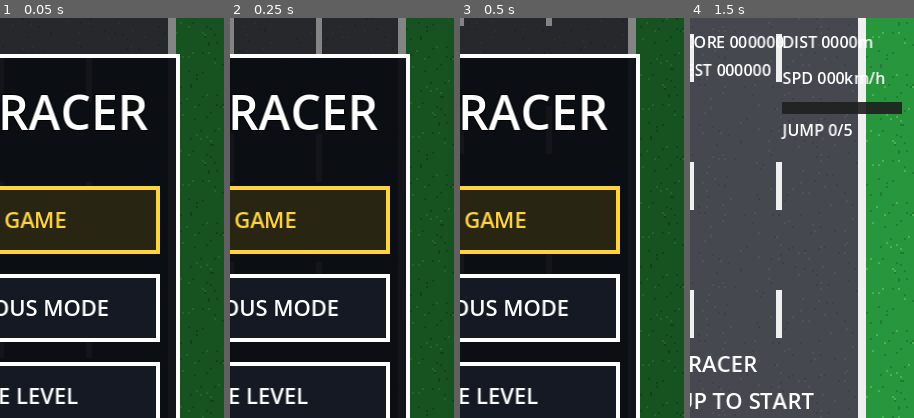
Above: before the commit, frames 1-4 (left to right).
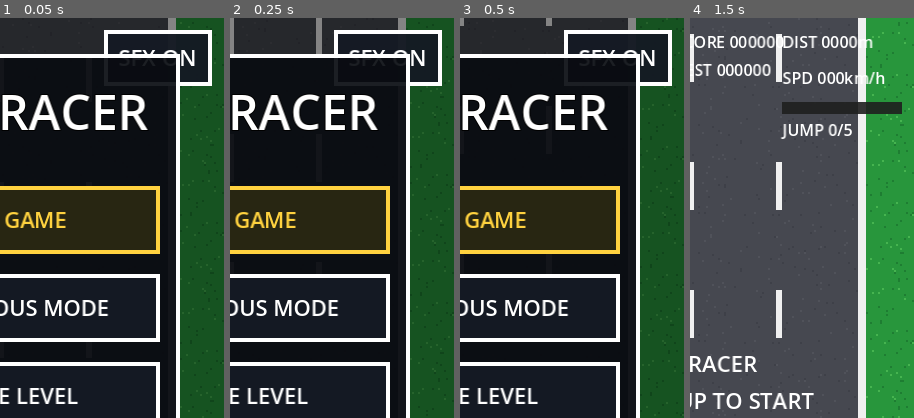
Above: after the commit, the same moments.

Repository: WhySamir/ROAD_RACER
Game: Godot game, scene res://scenes/main_menu.tscn
The game is run twice, just before and just after one commit, with the same random seed, the same clock (stepped at 60 frames per second) and the same inputs.
Inputs (mouse positions are % of the whole screen's width and height, from its top left):
- Up to frame 1 (0.05 s): no input
- Up to frame 2 (0.25 s): no input
- Up to frame 3 (0.5 s): no input
- Up to frame 4 (1.5 s): click (85, 5) at 0.5 s, where only the run after the commit has a clickable "SFX ON"; click "CONTINUOUS MODE" at 1.25 s
The pictures show only the part of the screen within x 50-100%, y 0-50%; the shares and areas given below are measured in that part.

The runs differ from the first frame. In frame 1, 2.8% of the frame differs, in the area x 46-95%, y 3-17%; in frame 2, 2.8%; in frame 3, 2.8%; in frame 4, nothing differs.

Commit message:
Add complete sound system: audio buses, AudioManager autoload, and event wiring

Diff:
--- /dev/null
+++ b/default_bus_layout.tres
@@ -0,0 +1,26 @@
+[gd_resource type="AudioBusLayout" load_steps=2 format=3]
+
+[sub_resource type="AudioEffectLimiter" id="AudioEffectLimiter_master"]
+ceiling_db = -1.0
+
+[resource]
+bus/0/name = &"Master"
+bus/0/solo = false
+bus/0/mute = false
+bus/0/bypass_fx = false
+bus/0/volume_db = 0.0
+bus/0/send = &"Master"
+bus/0/effect/0/effect = SubResource("AudioEffectLimiter_master")
+bus/0/effect/0/enabled = true
+bus/1/name = &"SFX"
+bus/1/solo = false
+bus/1/mute = false
+bus/1/bypass_fx = false
+bus/1/volume_db = 0.0
+bus/1/send = &"Master"
+bus/2/name = &"ENGINE"
+bus/2/solo = false
+bus/2/mute = false
+bus/2/bypass_fx = false
+bus/2/volume_db = -4.0
+bus/2/send = &"Master"
--- a/project.godot
+++ b/project.godot
@@ -12,6 +12,7 @@
 [autoload]
 
 GameState="*res://scripts/game_state.gd"
+AudioManager="*res://scripts/audio_manager.gd"
 
 [display]
 
@@ -57,3 +58,7 @@
 textures/default_filters/use_nearest_mipmap_filter=false
 textures/canvas_textures/default_texture_filter=0
 environment/defaults/default_clear_color=Color(0.08, 0.12, 0.08, 1)
+
+[audio]
+
+default_bus_layout="res://default_bus_layout.tres"
--- a/scenes/hud.tscn
+++ b/scenes/hud.tscn
@@ -289,3 +289,10 @@
 offset_right = 165.0
 offset_bottom = 132.0
 text = "MENU"
+
+[node name="Audio" type="Button" parent="PauseOverlay"]
+offset_left = 15.0
+offset_top = 136.0
+offset_right = 165.0
+offset_bottom = 170.0
+text = "SFX ON"
--- a/scenes/main_menu.tscn
+++ b/scenes/main_menu.tscn
@@ -85,6 +85,13 @@
 grow_vertical = 2
 theme = ExtResource("9_theme")
 
+[node name="MuteButton" type="Button" parent="UI/Root"]
+offset_left = 164.0
+offset_top = 6.0
+offset_right = 218.0
+offset_bottom = 34.0
+text = "SFX ON"
+
 [node name="MainScreen" type="Control" parent="UI/Root"]
 layout_mode = 1
 anchors_preset = 15
--- /dev/null
+++ b/scripts/audio_manager.gd
@@ -0,0 +1,202 @@
+extends Node
+
+const SFX: Dictionary = {
+	&"accelerate": preload("res://audio/sfx_accelerate.wav"),
+	&"brake": preload("res://audio/sfx_brake_screech.wav"),
+	&"oil": preload("res://audio/sfx_oil_slip.wav"),
+	&"crash": preload("res://audio/sfx_crash.wav"),
+	&"sideswipe": preload("res://audio/sfx_sideswipe.wav"),
+	&"jump": preload("res://audio/sfx_jump_fly.wav"),
+	&"land": preload("res://audio/sfx_land.wav"),
+	&"pickup": preload("res://audio/sfx_pickup.wav"),
+	&"click": preload("res://audio/sfx_ui_click.wav"),
+}
+
+const ENGINE_LOOP_PATH: String = "res://audio/sfx_engine_loop.wav"
+
+const ONE_SHOT_POOL_SIZE: int = 8
+const SOUND_COOLDOWN_SECONDS: float = 0.1
+const BRAKE_RETRIGGER_SECONDS: float = 0.45
+const BRAKE_MIN_SPEED: float = 150.0
+const BRAKE_FADE_SECONDS: float = 0.1
+const ENGINE_FADE_SECONDS: float = 0.25
+const ENGINE_MIN_PITCH: float = 0.8
+const ENGINE_MAX_PITCH: float = 2.4
+const ENGINE_PITCH_STEP: float = 0.08
+const SPINNING_STATE: int = 1
+const JUMPING_STATE: int = 2
+
+var _one_shots: Array[AudioStreamPlayer] = []
+var _one_shot_started: Array[float] = []
+var _last_sound_times: Dictionary = {}
+var _engine: AudioStreamPlayer
+var _engine_pitch: float = ENGINE_MIN_PITCH
+var _engine_fade: Tween
+var _brake_players: Array[AudioStreamPlayer] = []
+var _brake_index: int = 0
+var _brake_timer: float = 0.0
+var _braking_active: bool = false
+var _braking_speed: float = 0.0
+var _paused: bool = false
+
+func _ready() -> void:
+	process_mode = Node.PROCESS_MODE_ALWAYS
+	_build_audio_nodes()
+	_configure_engine_stream()
+	GameState.game_over.connect(stop_all)
+	set_muted(GameState.muted, false)
+
+func _process(delta: float) -> void:
+	if _paused:
+		return
+	if _braking_active and _braking_speed > BRAKE_MIN_SPEED:
+		_brake_timer -= delta
+		if _brake_timer <= 0.0:
+			_play_brake_screech()
+			_brake_timer = BRAKE_RETRIGGER_SECONDS
+
+func _notification(what: int) -> void:
+	if what == NOTIFICATION_APPLICATION_FOCUS_OUT:
+		set_paused(true)
+
+func _build_audio_nodes() -> void:
+	for index: int in ONE_SHOT_POOL_SIZE:
+		var player: AudioStreamPlayer = AudioStreamPlayer.new()
+		player.bus = &"SFX"
+		add_child(player)
+		_one_shots.append(player)
+		_one_shot_started.append(-INF)
+	_engine = AudioStreamPlayer.new()
+	_engine.bus = &"ENGINE"
+	add_child(_engine)
+	for index: int in 2:
+		var screech: AudioStreamPlayer = AudioStreamPlayer.new()
+		screech.bus = &"SFX"
+		add_child(screech)
+		_brake_players.append(screech)
+
+func _configure_engine_stream() -> void:
+	var engine_source: AudioStream = load(ENGINE_LOOP_PATH) as AudioStream
+	if engine_source == null:
+		push_warning("AudioManager: engine loop '%s' could not be loaded" % ENGINE_LOOP_PATH)
+		return
+	var engine_stream: AudioStreamWAV = engine_source.duplicate() as AudioStreamWAV
+	if engine_stream != null:
+		engine_stream.loop_mode = AudioStreamWAV.LOOP_FORWARD
+		engine_stream.loop_begin = 0
+		engine_stream.loop_end = engine_stream.data.size() / 2
+		_engine.stream = engine_stream
+	_engine.pitch_scale = ENGINE_MIN_PITCH
+	_engine.volume_db = -8.0
+
+func play(name: StringName, volume_db: float = 0.0, pitch_variation: float = 0.0) -> void:
+	if not SFX.has(name) or _paused:
+		return
+	var now: float = Time.get_ticks_msec() / 1000.0
+	if now - float(_last_sound_times.get(name, -INF)) < SOUND_COOLDOWN_SECONDS:
+		return
+	_last_sound_times[name] = now
+	var player_index: int = _find_one_shot_player()
+	var player: AudioStreamPlayer = _one_shots[player_index]
+	player.stream = SFX[name] as AudioStream
+	player.volume_db = volume_db
+	player.pitch_scale = randf_range(1.0 - pitch_variation, 1.0 + pitch_variation) if pitch_variation > 0.0 else 1.0
+	player.play()
+	_one_shot_started[player_index] = now
+
+func _find_one_shot_player() -> int:
+	var oldest_index: int = 0
+	var oldest_time: float = INF
+	for index: int in _one_shots.size():
+		if not _one_shots[index].playing:
+			return index
+		if _one_shot_started[index] < oldest_time:
+			oldest_time = _one_shot_started[index]
+			oldest_index = index
+	return oldest_index
+
+func update_engine(current_speed: float, max_speed: float, throttle: bool, braking: bool, state: int) -> void:
+	if _engine == null or _paused:
+		return
+	var speed_ratio: float = clampf(current_speed / max_speed, 0.0, 1.0)
+	var target_pitch: float = lerpf(ENGINE_MIN_PITCH, ENGINE_MAX_PITCH, speed_ratio)
+	if state == JUMPING_STATE:
+		target_pitch += 0.15
+	_engine_pitch = move_toward(_engine_pitch, target_pitch, ENGINE_PITCH_STEP)
+	_engine.pitch_scale = _engine_pitch
+	if state == SPINNING_STATE:
+		_engine.volume_db = -12.0
+	elif state == JUMPING_STATE:
+		_engine.volume_db = -6.0
+	elif braking:
+		_engine.volume_db = -10.0
+	elif throttle:
+		_engine.volume_db = -3.0
+	else:
+		_engine.volume_db = -8.0
+
+func start_engine() -> void:
+	if _engine == null or _paused:
+		return
+	if is_instance_valid(_engine_fade):
+		_engine_fade.kill()
+	_engine.volume_db = -8.0
+	if not _engine.playing:
+		_engine.play()
+
+func stop_engine() -> void:
+	if _engine == null or not _engine.playing:
+		return
+	if is_instance_valid(_engine_fade):
+		_engine_fade.kill()
+	_engine_fade = create_tween()
+	_engine_fade.tween_property(_engine, "volume_db", -60.0, ENGINE_FADE_SECONDS)
+	_engine_fade.finished.connect(func() -> void:
+		_engine.stop()
+		_engine.volume_db = -8.0
+	)
+
+func set_braking(active: bool, current_speed: float) -> void:
+	var should_brake: bool = active and current_speed > BRAKE_MIN_SPEED
+	_braking_speed = current_speed
+	if should_brake and not _braking_active:
+		_brake_timer = 0.0
+	elif not should_brake and _braking_active:
+		_fade_brakes()
+	_braking_active = should_brake
+
+func _play_brake_screech() -> void:
+	var player: AudioStreamPlayer = _brake_players[_brake_index]
+	_brake_index = (_brake_index + 1) % _brake_players.size()
+	player.stream = SFX[&"brake"] as AudioStream
+	player.volume_db = lerpf(-14.0, -4.0, clampf((_braking_speed - BRAKE_MIN_SPEED) / 270.0, 0.0, 1.0))
+	player.pitch_scale = randf_range(0.95, 1.05)
+	player.play()
+
+func _fade_brakes() -> void:
+	for player: AudioStreamPlayer in _brake_players:
+		if player.playing:
+			var fade: Tween = create_tween()
+			fade.tween_property(player, "volume_db", -60.0, BRAKE_FADE_SECONDS)
+			fade.finished.connect(player.stop)
+
+func stop_all() -> void:
+	stop_engine()
+	_fade_brakes()
+	_braking_active = false
+	for player: AudioStreamPlayer in _one_shots:
+		player.stop()
+
+func set_paused(paused: bool) -> void:
+	_paused = paused
+	if _engine != null:
+		_engine.stream_paused = paused
+	for player: AudioStreamPlayer in _one_shots:
+		player.stream_paused = paused
+	for player: AudioStreamPlayer in _brake_players:
+		player.stream_paused = paused
+
+func set_muted(muted: bool, persist: bool = true) -> void:
+	AudioServer.set_bus_mute(AudioServer.get_bus_index(&"Master"), muted)
+	if persist:
+		GameState.set_muted(muted)
--- a/scripts/game_manager.gd
+++ b/scripts/game_manager.gd
@@ -163,6 +163,7 @@
 	if _countdown_value <= 0:
 		GameState.set_phase("PLAYING")
 		_spawn_timer = PLAYING_SPAWN_DELAY
+		AudioManager.start_engine()
 	else:
 		_countdown_timer = COUNTDOWN_STEP_SECONDS
 
--- a/scripts/game_state.gd
+++ b/scripts/game_state.gd
@@ -38,6 +38,7 @@
 
 var level: DifficultyConfig.Level = DifficultyConfig.Level.MEDIUM
 var mode: DifficultyConfig.Mode = DifficultyConfig.Mode.FUEL
+var muted: bool = false
 var high_score: int = 0
 var game_over_new_best: bool = false
 
@@ -91,6 +92,12 @@
 	_save_to_disk()
 	_sync_high_score()
 	selection_changed.emit()
+
+func set_muted(value: bool) -> void:
+	if muted == value:
+		return
+	muted = value
+	_save_to_disk()
 
 func get_preset() -> Dictionary:
 	return DifficultyConfig.get_preset(level)
@@ -222,6 +229,7 @@
 		return false
 	level = _level_from_index(int(config.get_value(SETTINGS_SECTION, "level", 1)))
 	mode = _mode_from_index(int(config.get_value(SETTINGS_SECTION, "mode", 0)))
+	muted = bool(config.get_value(SETTINGS_SECTION, "muted", false))
 	for slot_level: DifficultyConfig.Level in ALL_LEVELS:
 		for slot_mode: DifficultyConfig.Mode in ALL_MODES:
 			var slot: String = _slot_key(slot_level, slot_mode)
@@ -236,6 +244,7 @@
 	var config: ConfigFile = ConfigFile.new()
 	config.set_value(SETTINGS_SECTION, "level", int(level))
 	config.set_value(SETTINGS_SECTION, "mode", int(mode))
+	config.set_value(SETTINGS_SECTION, "muted", muted)
 	for slot_level: DifficultyConfig.Level in ALL_LEVELS:
 		for slot_mode: DifficultyConfig.Mode in ALL_MODES:
 			var slot: String = _slot_key(slot_level, slot_mode)
--- a/scripts/hud.gd
+++ b/scripts/hud.gd
@@ -18,6 +18,7 @@
 @onready var _game_over_actions: Control = $GameOverActions
 @onready var _pause_button: Button = $PauseButton
 @onready var _pause_overlay: Control = $PauseOverlay
+@onready var _pause_audio_button: Button = $PauseOverlay/Audio
 @onready var _game_over_info: Control = $GameOverInfo
 @onready var _game_over_mode: Label = $GameOverInfo/ModeLevel
 @onready var _game_over_score: Label = $GameOverInfo/Score
@@ -55,12 +56,14 @@
 	$PauseButton.pressed.connect(_on_pause_pressed)
 	$PauseOverlay/Resume.pressed.connect(_on_resume_pressed)
 	$PauseOverlay/Menu.pressed.connect(_on_menu_pressed)
+	$PauseOverlay/Audio.pressed.connect(_on_pause_audio_pressed)
 	_on_score_changed(GameState.score)
 	_on_best_changed(GameState.high_score)
 	_on_distance_changed(GameState.distance)
 	_on_speed_changed(GameState.speed)
 	_on_fuel_changed(GameState.fuel)
 	_on_phase_changed(GameState.game_phase)
+	_refresh_audio_button()
 	_on_jump_meter_changed(GameState.jump_meter)
 	_on_jump_charges_changed(GameState.jump_charges)
 	_apply_safe_area()
@@ -224,20 +227,36 @@
 	_kill_all_heart_tweens()
 
 func _on_retry_pressed() -> void:
+	AudioManager.play(&"click")
+	AudioManager.stop_all()
 	get_tree().paused = false
 	get_tree().reload_current_scene()
 
 func _on_menu_pressed() -> void:
+	AudioManager.play(&"click")
+	AudioManager.stop_all()
 	get_tree().paused = false
 	get_tree().change_scene_to_file("res://scenes/main_menu.tscn")
 
 func _on_pause_pressed() -> void:
+	AudioManager.play(&"click")
 	get_tree().paused = true
+	AudioManager.set_paused(true)
 	_pause_button.visible = false
 	_pause_overlay.visible = true
 	$PauseOverlay/Resume.grab_focus()
 
 func _on_resume_pressed() -> void:
+	AudioManager.play(&"click")
 	_pause_overlay.visible = false
 	get_tree().paused = false
+	AudioManager.set_paused(false)
 	_pause_button.visible = true
+
+func _on_pause_audio_pressed() -> void:
+	AudioManager.play(&"click")
+	AudioManager.set_muted(not GameState.muted)
+	_refresh_audio_button()
+
+func _refresh_audio_button() -> void:
+	_pause_audio_button.text = "SFX OFF" if GameState.muted else "SFX ON"
--- a/scripts/main_menu.gd
+++ b/scripts/main_menu.gd
@@ -12,6 +12,7 @@
 @onready var _main_screen: Control = $UI/Root/MainScreen
 @onready var _level_screen: Control = $UI/Root/LevelScreen
 @onready var _scores_screen: Control = $UI/Root/ScoresScreen
+@onready var _mute_button: Button = $UI/Root/MuteButton
 @onready var _level_label: Label = $UI/Root/MainScreen/Panel/Content/Level
 @onready var _level_buttons: Array[Button] = [
 	$UI/Root/LevelScreen/Panel/Content/Easy,
@@ -37,10 +38,13 @@
 
 func _ready() -> void:
 	get_tree().paused = false
+	AudioManager.stop_all()
 	GameState.speed = MENU_ROAD_SPEED
 	_connect_buttons()
+	_mute_button.pressed.connect(_toggle_mute)
 	GameState.selection_changed.connect(_refresh_selection)
 	_refresh_selection()
+	_refresh_mute()
 	_show_screen("MAIN", false)
 	for index: int in _decorative_cars.size():
 		_decorative_cars[index].position.y = DECORATIVE_TOP - float(index * 125)
@@ -176,9 +180,18 @@
 	_close_reset_dialog()
 
 func _button_feedback(button: Button) -> void:
+	AudioManager.play(&"click")
 	button.pivot_offset = button.size * 0.5
 	var tween: Tween = create_tween()
 	tween.tween_property(button, "scale", Vector2(PRESS_SCALE, PRESS_SCALE), PRESS_DURATION)
 	tween.tween_property(button, "scale", Vector2.ONE, PRESS_DURATION)
 	if OS.has_feature("mobile"):
 		Input.vibrate_handheld(15)
+
+func _toggle_mute() -> void:
+	AudioManager.play(&"click")
+	AudioManager.set_muted(not GameState.muted)
+	_refresh_mute()
+
+func _refresh_mute() -> void:
+	_mute_button.text = "SFX OFF" if GameState.muted else "SFX ON"
--- a/scripts/pickup.gd
+++ b/scripts/pickup.gd
@@ -16,4 +16,5 @@
 	if area.is_in_group("player_hitbox") and GameState.game_phase == "PLAYING":
 		GameState.fuel = 100.0
 		GameState.add_score(SCORE_VALUE)
+		AudioManager.play(&"pickup", 0.0, 0.03)
 		queue_free()
--- a/scripts/player.gd
+++ b/scripts/player.gd
@@ -31,6 +31,7 @@
 const CAR_JUMP_HEIGHT: float = 14.0
 const JUMP_CAR_SCALE: float = 2.6
 const OIL_FUEL_COST: float = 10.0
+const ACCELERATE_SOUND_COOLDOWN: float = 1.5
 
 enum State { DRIVING, SPINNING, JUMPING, DEAD }
 
@@ -46,6 +47,7 @@
 var _state: State = State.DRIVING
 var _jump_elapsed: float = 0.0
 var _landing_in_progress: bool = false
+var _last_accelerate_sound_time: float = -INF
 
 func _ready() -> void:
 	add_to_group("player")
@@ -64,6 +66,15 @@
 		velocity = Vector2.ZERO
 		GameState.speed = 0.0
 		return
+	var accelerate_held: bool = Input.is_action_pressed("accelerate")
+	var brake_held: bool = Input.is_action_pressed("brake")
+	AudioManager.update_engine(speed, MAX_SPEED, accelerate_held, brake_held, int(_state))
+	AudioManager.set_braking(brake_held, speed)
+	if accelerate_held and speed < MAX_SPEED * 0.4:
+		var now: float = Time.get_ticks_msec() / 1000.0
+		if now - _last_accelerate_sound_time >= ACCELERATE_SOUND_COOLDOWN:
+			AudioManager.play(&"accelerate", -4.0)
+			_last_accelerate_sound_time = now
 	if _state == State.DRIVING and Input.is_action_just_pressed("jump") and GameState.jump_charges > 0:
 		_start_jump()
 	if _state != State.JUMPING:
@@ -140,6 +151,7 @@
 	_state = State.SPINNING
 	_invulnerable = true
 	Input.vibrate_handheld(100)
+	AudioManager.play(&"sideswipe", 0.0, 0.05)
 	speed *= SIDE_SWIPE_SPEED_RATIO
 	GameState.speed = speed
 	if should_push and is_instance_valid(other):
@@ -184,7 +196,9 @@
 	if _invulnerable or _state == State.JUMPING:
 		return
 	_invulnerable = true
-	Input.vibrate_handheld(180)
+	if OS.has_feature("mobile"):
+		Input.vibrate_handheld(120)
+	AudioManager.play(&"crash")
 	speed = 0.0
 	GameState.speed = speed
 	if GameState.is_fuel_mode():
@@ -204,6 +218,7 @@
 	if GameState.is_fuel_mode():
 		GameState.fuel -= OIL_FUEL_COST
 	Input.vibrate_handheld(100)
+	AudioManager.play(&"oil")
 	await get_tree().create_timer(INVULNERABLE_DURATION).timeout
 	_invulnerable = false
 
@@ -212,6 +227,7 @@
 	_jump_elapsed = 0.0
 	_landing_in_progress = false
 	GameState.consume_jump_charge()
+	AudioManager.play(&"jump")
 	$Hitbox.set_deferred("monitoring", false)
 	$Hitbox.set_deferred("monitorable", false)
 	$Hitbox.set_deferred("collision_layer", 0)
@@ -259,3 +275,4 @@
 		_sprite.scale = Vector2(BASE_SPRITE_SCALE, BASE_SPRITE_SCALE * 0.85)
 		squash_tween.tween_property(_sprite, "scale", Vector2(BASE_SPRITE_SCALE, BASE_SPRITE_SCALE), LANDING_SQUASH_DURATION)
 		GameState.request_camera_shake(LANDING_SHAKE_AMOUNT)
+		AudioManager.play(&"land")
Not shown, added: audio/sfx_accelerate.wav.import
Not shown, added: audio/sfx_brake_screech.wav.import
Not shown, added: audio/sfx_crash.wav.import
Not shown, added: audio/sfx_engine_loop.wav.import
Not shown, added: audio/sfx_jump_fly.wav.import
Not shown, added: audio/sfx_land.wav.import
Not shown, added: audio/sfx_oil_slip.wav.import
Not shown, added: audio/sfx_pickup.wav.import
Not shown, added: audio/sfx_sideswipe.wav.import
Not shown, added: audio/sfx_ui_click.wav.import
Not shown, added: scripts/audio_manager.gd.uid
Not shown, added: audio/sfx_accelerate.wav
(and 9 more such lines)
